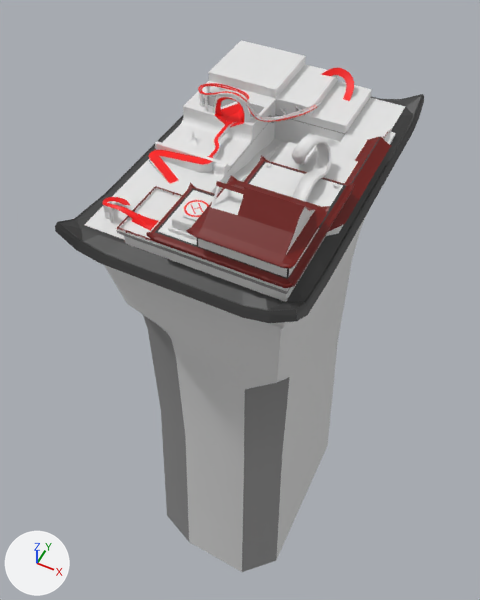
What one commit did to the glTF model Levels/Tutorial Mark II/Skatepark.glb.
Before and after are seen from a 50 mm lens placed at (113.0, -247.0, 200.0), pointed at (-16.0, 10.0, -121.0). Every picture has the same lights, and +X, +Y and +Z are marked at lower left. The first picture is the older version. Objects named as collision shapes, trigger or cutter boxes, shadow casters or lower levels of detail are left out. Where no turn or scale is listed for an object, it has been applied to the vertices. Vertices at exactly the same position are counted once.

Script lines for the objects in view, before the commit:
```python
ob_buildingbase = bpy.data.objects.new('BuildingBase', me_cube_005)
ob_buildingbase.location = (0.0, 0.0, 0.0)
ob_loopdeloop_col = bpy.data.objects.new('LoopDeLoop-col', me_plane)
ob_loopdeloop_col.location = (29.9, -32.2, 15.3)
ob_low_wall_col = bpy.data.objects.new('Low-Wall-col', me_cube)
ob_low_wall_col.location = (50.0, 14.9, 0.0)
ob_railing = bpy.data.objects.new('Railing', me_cube_008)
ob_railing.location = (-25.5, -64.0, 7.7)
ob_skatepark_castle_col = bpy.data.objects.new('Skatepark Castle-col', me_cube_001)
ob_skatepark_castle_col.location = (0.0, 0.0, 0.0)
ob_wallblade2_col = bpy.data.objects.new('WallBlade2-col', me_cylinder_001)
ob_wallblade2_col.location = (50.0, 44.5, 0.0)
ob_wallblade3_col = bpy.data.objects.new('WallBlade3-col', me_cylinder_002)
ob_wallblade3_col.location = (50.0, 53.3, 0.0)
```
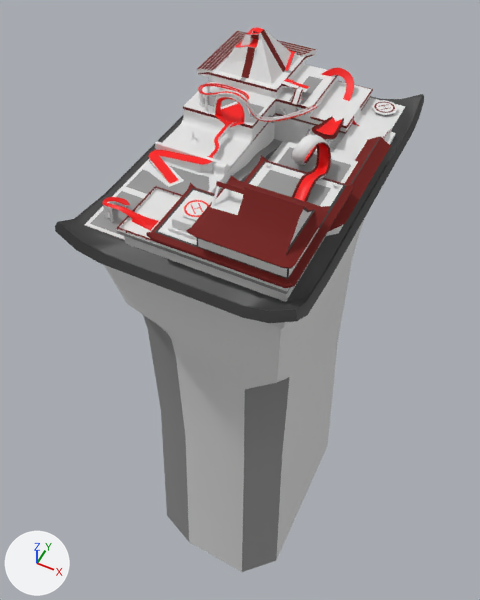
Pixel boxes (x1, y1, x2, y2) of what changed, in the pictures (480 x 600 px):
'Skatepark Castle-col', surface changed, reshaped
    before: (55, 40, 424, 329)
    after: (55, 56, 424, 329)
'Pyramid', added
    after: (218, 27, 297, 85)
'LoopDeLoop-col', surface changed (white to red)
    both: (292, 135, 331, 202)
'PyramidNet-col', added
    after: (197, 31, 317, 77)
'LoopDeLanding-col', added
    after: (312, 116, 344, 144)
'Helipad2-col', added
    after: (371, 100, 398, 116)
'PyramidApproach-col', added
    after: (282, 79, 309, 93)
'Stairpit-col', added (mostly hidden)
    after: (305, 129, 343, 154)
'HalfPipe-col', added
    after: (291, 88, 303, 106)
part 1 of me_cube_001, built on
    before: (209, 42, 405, 254)
    after: (183, 56, 405, 254)
part 2 of me_cube_001, reshaped
    before: (160, 156, 201, 180)
    after: (85, 156, 213, 240)
part 3 of me_cube_001, recoloured
    both: (241, 144, 281, 182)
part 4 of me_cube_001, recoloured
    both: (217, 139, 283, 195)
part 5 of me_plane, recoloured (white to red)
    both: (294, 143, 329, 201)
part 6 of me_plane, recoloured (white to dark red)
    both: (292, 142, 331, 202)

Patch to the scene script:
```diff
--- a/Levels/Tutorial Mark II/Skatepark.glb.py
+++ b/Levels/Tutorial Mark II/Skatepark.glb.py
@@ mat_roof @@
 mat_roof.base_color = (0.168, 0.00264, 0.0)  # dark red #720900
+mat_roof.roughness = 0.818
@@ me_cube_001 @@
-me_cube_001.from_pydata(...)  # 2428 vertices, 4856 faces; spans x -59.0..59.0, y -89.0..89.0, z -20.0..38.0
+me_cube_001.from_pydata(...)  # 2662 vertices, 5324 faces; spans x -59.0..59.0, y -89.0..89.0, z -20.0..38.0
+# me_cube_001 part 1: 5 vertices moved from x 20.0..40.0, y 60.0..70.0, z 0.0..5.0 to x 20.0..40.0, y 51.0..80.0, z 0.0..5.0; 25 vertices removed from x -50.0..48.0, y -64.0..80.0, z 0.0..34.0; 227 vertices added at x -50.0..50.0, y -76.0..80.0, z 0.0..37.0
+# me_cube_001 part 2: 2 vertices moved within x -22.0, y -21.0, z 0.0; 1 vertex removed from x -9.0, y -48.0, z 0.0; 33 vertices added at x -48.0..-10.0, y -76.0..-22.0, z 0.0
+# me_cube_001 part 3: 102 faces spanning x -5.0, y -48.0..41.0, z -15.0..0.0 switch from mat_white (white #e7e7e7) to mat_dark (dark grey #3b3b3b)
+# me_cube_001 part 4: 139 faces spanning x -10.0..-5.0, y -48.0..41.0, z -15.0..0.0 switch from mat_white (white #e7e7e7) to mat_steel (grey #979797)
 me_cube_001.materials.append(mat_roof)
@@ me_plane @@
-me_plane.from_pydata(...)  # 948 vertices, 2662 faces; spans x -10.6..9.7, y -8.7..43.7, z -6.5..9.2
+me_plane.from_pydata(...)  # 980 vertices, 1948 faces; spans x -10.6..9.7, y -8.7..43.7, z -8.7..9.2
+# me_plane part 5: 311 faces spanning x -9.4..8.5, y -8.4..43.4, z -5.0..7.8 switch from no material to mat_red (red #ff0000)
+# me_plane part 6: 636 faces spanning x -10.6..9.7, y -8.7..43.7, z -4.8..7.5 switch from no material to mat_roof (dark red #720900)
+# edits to the shape of me_plane do not show in these pictures
+me_plane.materials.append(mat_white)  # white #e7e7e7
@@ ob_stairpit_col @@
+ob_stairpit_col = bpy.data.objects.new('Stairpit-col', me_cube_014)  # 352 vertices, 700 faces; spans x 9.9..30.1, y 11.7..40.7, z -5.7..-2.4; in mat_white (white #e7e7e7), mat_roof (dark red #720900), mat_steel (grey #979797)
+ob_stairpit_col.location = (0.0, 0.0, 0.0)
@@ ob_helipad2_col @@
+ob_helipad2_col = bpy.data.objects.new('Helipad2-col', me_cylinder_009)  # 192 vertices, 372 faces; spans x -6.63..6.63, y -6.63..6.63, z -0.93..1.14; in mat_white (white #e7e7e7), mat_dark (dark grey #3b3b3b), mat_roof (dark red #720900)
+ob_helipad2_col.location = (40.7, 71.7, 0.7)
@@ ob_halfpipe_col @@
+ob_halfpipe_col = bpy.data.objects.new('HalfPipe-col', me_cylinder_008)  # 192 vertices, 380 faces; spans x -1.96..1.96, y -6.62..0.0, z -3.72..3.09; in mat_white (white #e7e7e7), mat_red (red #ff0000), mat_roof (dark red #720900)
+ob_halfpipe_col.location = (1.0, 46.2, 12.6)
@@ ob_pyramidapproach_col @@
+ob_pyramidapproach_col = bpy.data.objects.new('PyramidApproach-col', me_cube_009)  # 44 vertices, 84 faces; spans x -0.13..13.4, y -2.78..2.78, z -3.06..0.0; in mat_white (white #e7e7e7), mat_red (red #ff0000), mat_roof (dark red #720900)
+ob_pyramidapproach_col.location = (-10.0, 50.6, 15.0)
@@ ob_loopdelanding_col @@
+ob_loopdelanding_col = bpy.data.objects.new('LoopDeLanding-col', me_plane_001)  # 208 vertices, 408 faces; spans x -13.8..0.1, y -13.8..5.7, z -13.3..2.7; in mat_white (white #e7e7e7), mat_red (red #ff0000), mat_roof (dark red #720900)
+ob_loopdelanding_col.location = (29.9, 39.9, 6.5)
@@ ob_pyramid @@
+ob_pyramid = bpy.data.objects.new('Pyramid', me_cube_011)  # 116 vertices, 232 faces; spans x -46.1..-12.0, y 44.3..76.8, z 14.9..34.2; in mat_white (white #e7e7e7), mat_roof (dark red #720900), mat_steel (grey #979797), mat_red (red #ff0000)
+ob_pyramid.location = (0.0, 0.0, 0.0)
@@ ob_pyramidnet_col @@
+ob_pyramidnet_col = bpy.data.objects.new('PyramidNet-col', me_cube_010)  # 49 vertices, 97 faces; spans x -54.6..-5.5, y 36.3..84.5, z 10.6..17.8; in mat_white (white #e7e7e7), mat_roof (dark red #720900), mat_steel (grey #979797)
+ob_pyramidnet_col.location = (0.0, 0.0, 0.0)
```
